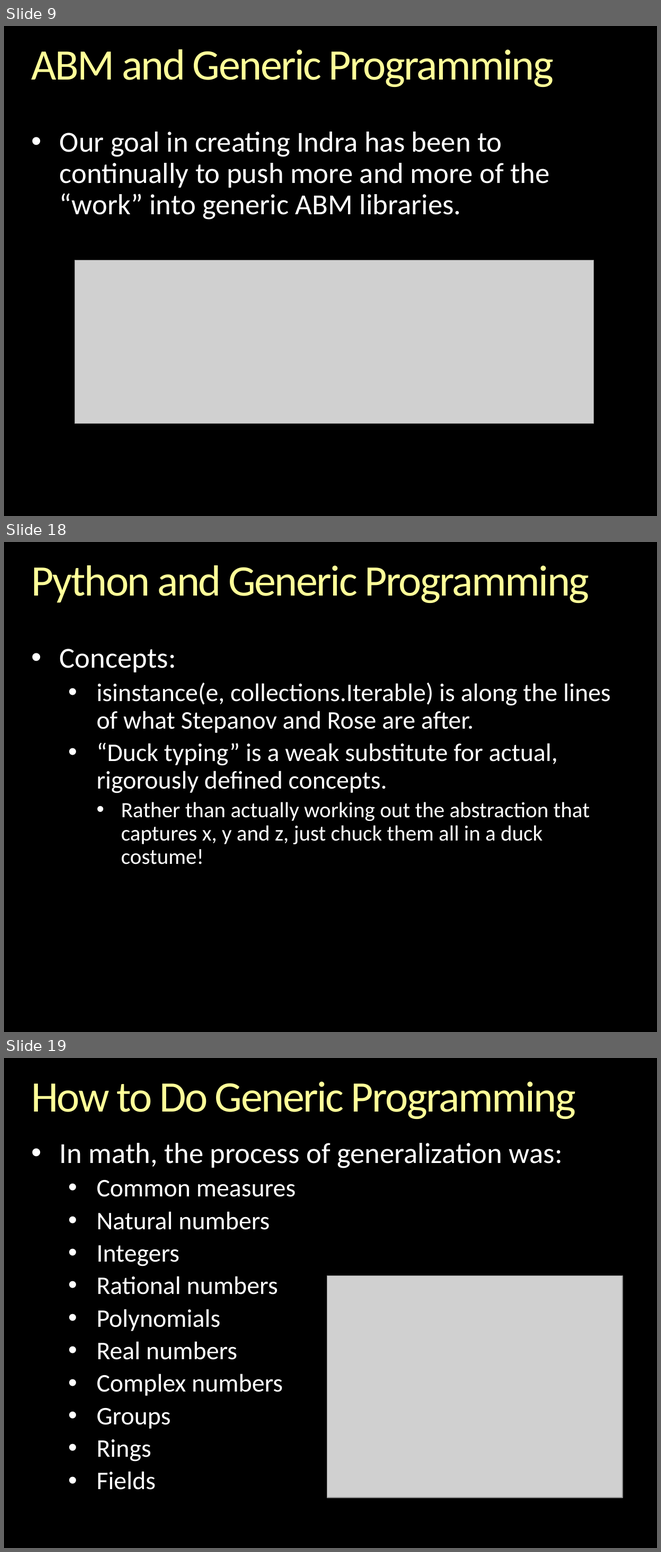
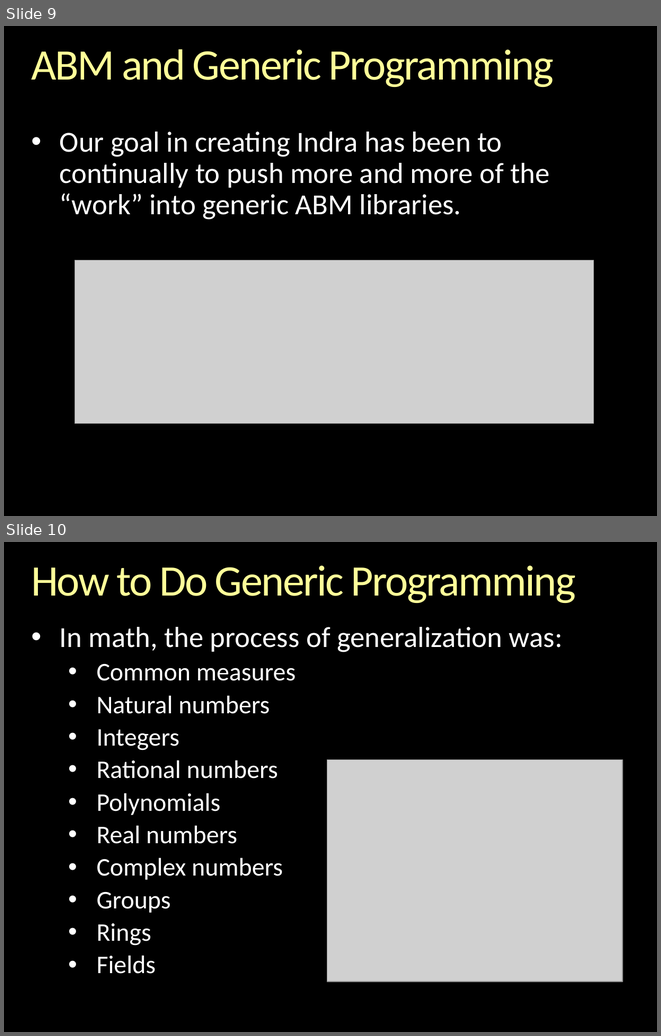
Before and after one commit to gcallah/indras_net, a slide deck: docs/ABMsAsAlgebraic.pptx. Shown one above the other, each under a label of ours: slides 9, 18 and 19 before the commit, slides 9 and 10 after it; the slides between them are not shown. The pictures are 661x1552 and 661x1036 pixels, drawn with LibreOffice and Linux fonts; fonts in the diff are those of the drawing; grey boxes stand for pictures; background and template pictures are left out. Boxes give left, top, right and bottom in pixels: in the first picture for what was removed or moved away, otherwise in the second. Text is boxed around its words. In the diff, an @@ line names an element or a change of style, - is before the commit and + after.

```diff
--- a/docs/ABMsAsAlgebraic.pptx
+++ b/docs/ABMsAsAlgebraic.pptx
@@ slide 18 removed at (4, 542, 657, 1032), background picture (left out) @@
@@ title removed at (31, 565, 589, 603) @@
-Python and Generic Programming
@@ text removed at (60, 649, 611, 864) @@
-• Concepts:
-  • isinstance(e, collections.Iterable) is along the lines of what Stepanov and Rose are after.
-  • “Duck typing” is a weak substitute for actual, rigorously defined concepts.
-    • Rather than actually working out the abstraction that captures x, y and z, just chuck them all in a duck costume!
@@ what was slide 19 is now slide 10 @@
```
Also in this commit, not shown: 1 slide changed, 10 other slides removed, 1 other file.
